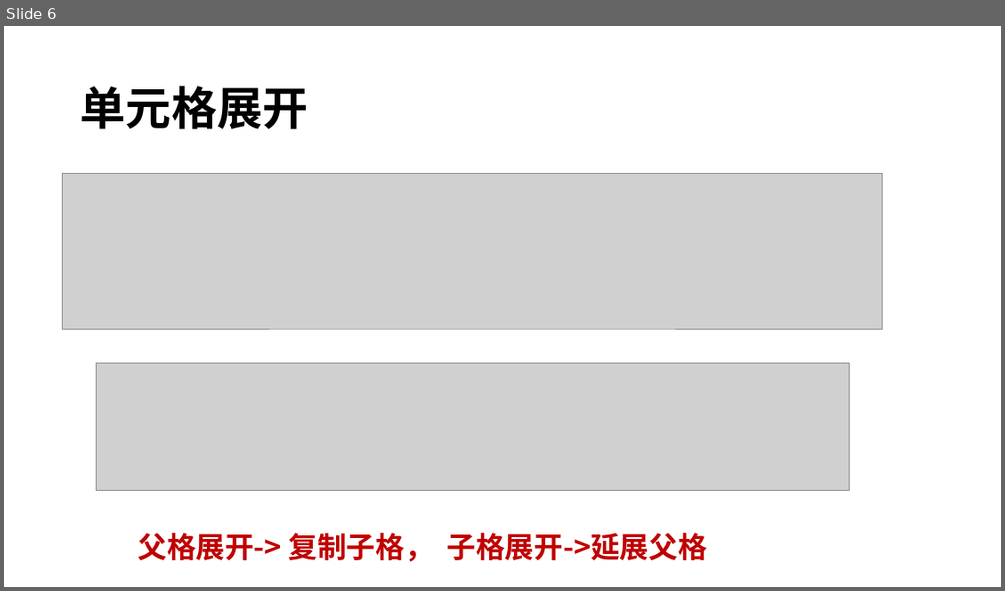
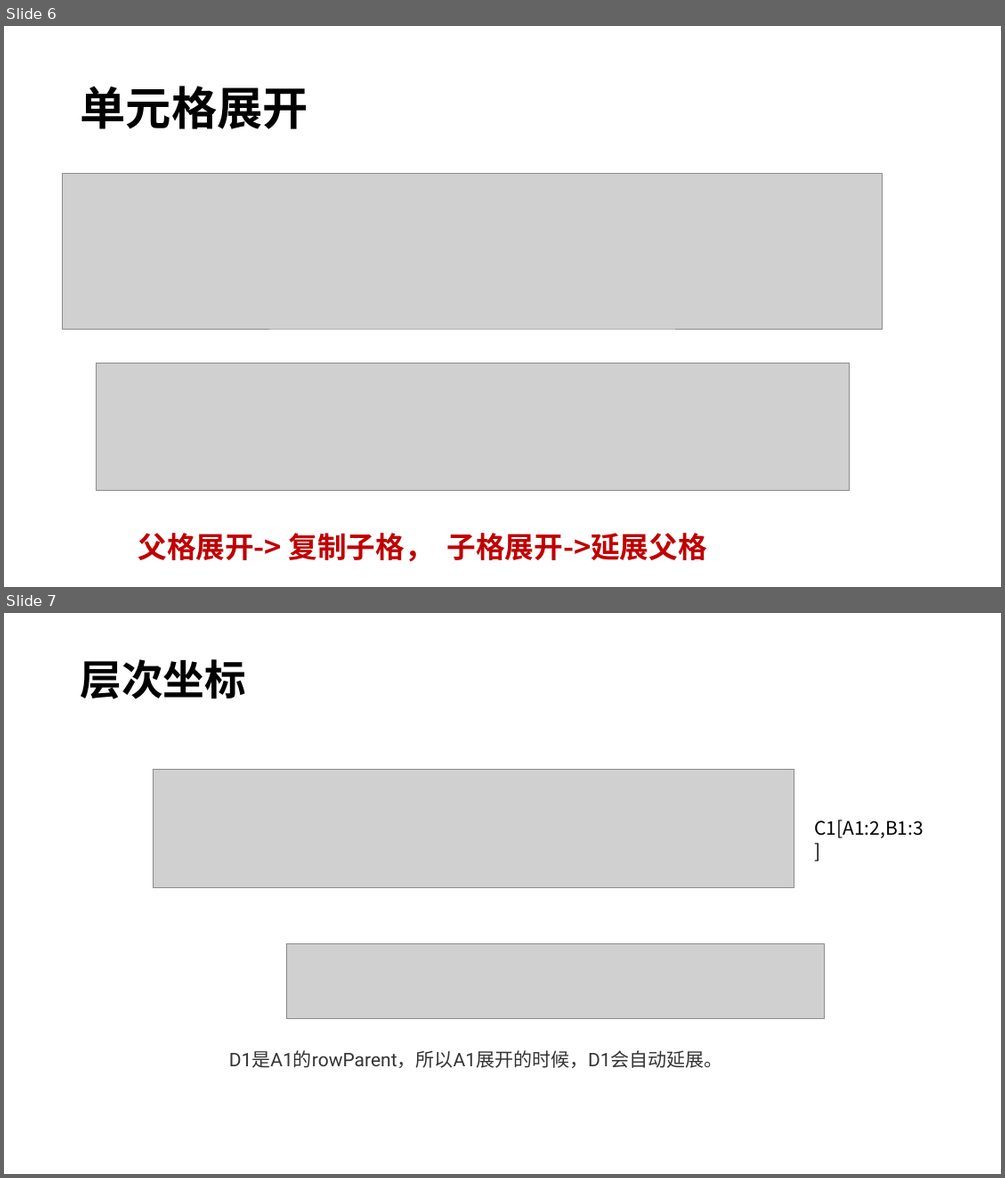
Before and after one commit to entropy-cloud/nop-entropy, a slide deck: docs/ppt/nop-report.pptx. Shown one above the other, each under a label of ours: slide 6 before the commit, slides 6 and 7 after it. The pictures are 1005x591 and 1005x1178 pixels, drawn with LibreOffice and Linux fonts; fonts in the diff are those of the drawing; grey boxes stand for pictures. Boxes give left, top, right and bottom in pixels: in the first picture for what was removed or moved away, otherwise in the second. Text is boxed around its words. In the diff, an @@ line names an element or a change of style, - is before the commit and + after.

```diff
--- a/docs/ppt/nop-report.pptx
+++ b/docs/ppt/nop-report.pptx
@@ slide 7 added at box(4, 613, 1001, 1174), background #FFFFFF @@
@@ title added at box(80, 659, 246, 699), 40 pt, text #000000, bold @@
+层次坐标
@@ picture added at box(154, 770, 794, 887) @@
@@ text added at box(814, 819, 923, 838), 18 pt, text #000000 @@
+C1[A1:2,B1:3]
@@ picture added at box(286, 943, 825, 1018) @@
@@ text added at box(229, 1050, 723, 1068), 18 pt, text #333333 @@
+D1是A1的rowParent，所以A1展开的时候，D1会自动延展。
```
Also in this commit, not shown: 1 slide changed, 7 other slides added, 2 slides removed, 2 other files.
